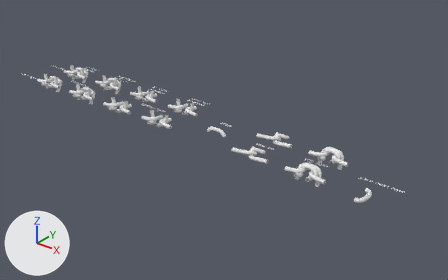
One commit to the Blender file block-library/blocks.blend: the scene before it, then after it.
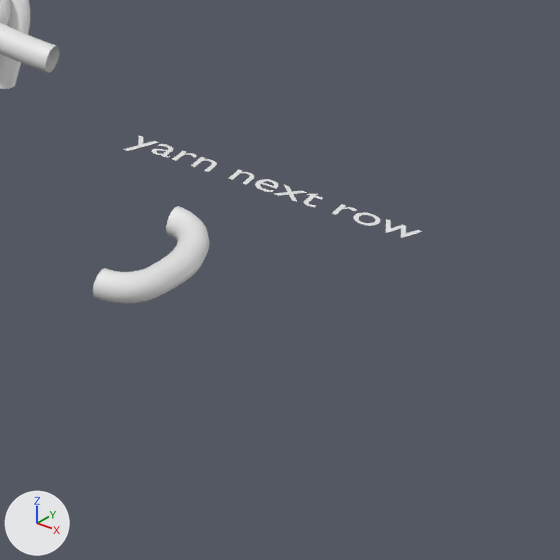
There are two pictures of each version: one whole from a 50 mm lens placed at (25.12, -21.03, 13.24), pointed at (6.69, 2.01, -1.05), one close up on the part from 76% to 95% of the width and 56% to 87% of the height. Lighting does not change. The marker at lower left points along +X, +Y and +Z.

Script lines for the objects in view, before the commit:
```python
ob_knit_yarn_008 = bpy.data.objects.new('knit-yarn.008', cu_knit_under_empty_yarn)
ob_knit_yarn_008.parent = ob_knit_under_empty_left
ob_knit_yarn_008.location = (0.0, 0.0, 0.0)
ob_knit_yarn_013 = bpy.data.objects.new('knit-yarn.013', cu_yarn_next_row)
ob_knit_yarn_013.parent = ob_yarn_right_next_row
ob_knit_yarn_013.location = (0.0, 0.0, 0.0)
ob_text_011 = bpy.data.objects.new('Text.011', txt_text_011)
ob_text_011.location = (14.989, 1.007, 0.0)
ob_text_011.scale = (0.352, 0.352, 0.352)
```
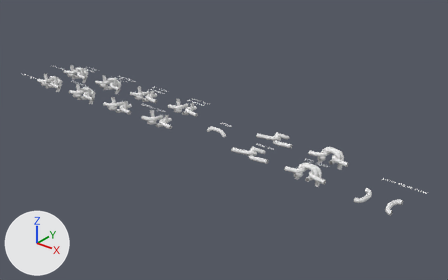
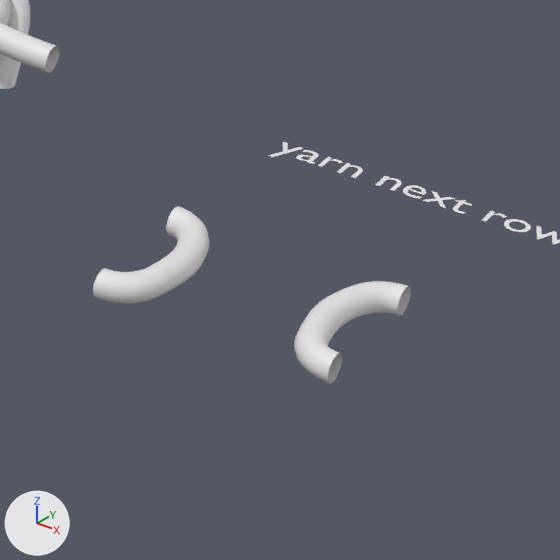
Edits to the bpy script that builds the scene:
```text
Add me_block_yarn_row_left:
    me_block_yarn_row_left.from_pydata([(-0.3, -1.0, 0.44), (-0.3, -1.0, -0.44), (0.3, 0.0, 0.44), (0.3, 0.0, -0.44), (0.3, -1.0, 0.44), (0.3, -1.0, -0.44), (-0.3, 1.0, -0.44), (0.3, 1.0, -0.44), (-0.3, 1.0, 0.44), (0.3, 1.0, 0.44)], [], [(1, 5, 4, 0), (5, 3, 2, 4), (1, 0, 8, 6), (0, 4, 2, 9, 8), (7, 6, 8, 9), (3, 7, 9, 2), (3, 5, 1, 6, 7)])
    me_block_yarn_row_left.materials.append(mat_material)  # white #e7e7e7
Change ob_text_011:
    ob_text_011.location: (14.989, 1.007, 0.0) -> (15.79, 1.541, 0.0)
Add ob_knit_yarn_014:
    ob_knit_yarn_014 = bpy.data.objects.new('knit-yarn.014', cu_yarn_next_row)
    ob_knit_yarn_014.parent = ob_yarn_left_next_row
    ob_knit_yarn_014.location = (0.0, 0.0, 0.0)
    ob_knit_yarn_014.scale = (-1.0, 1.0, 1.0)
Add ob_yarn_left_next_row:
    ob_yarn_left_next_row = bpy.data.objects.new('yarn.left.next-row', me_block_yarn_row_left)
    ob_yarn_left_next_row.location = (17.0, 0.0, 0.0)
    ob_yarn_left_next_row.hide_set(True)  # wire or fog, not drawn
```

Changed parts and their boxes [x1, y1, x2, y2] in the close-ups (560 x 560 px):
'knit-yarn.014', added
    after: [294, 281, 411, 384]
'Text.011', moved
    before: [124, 136, 422, 238]
    after: [268, 142, 560, 244]
